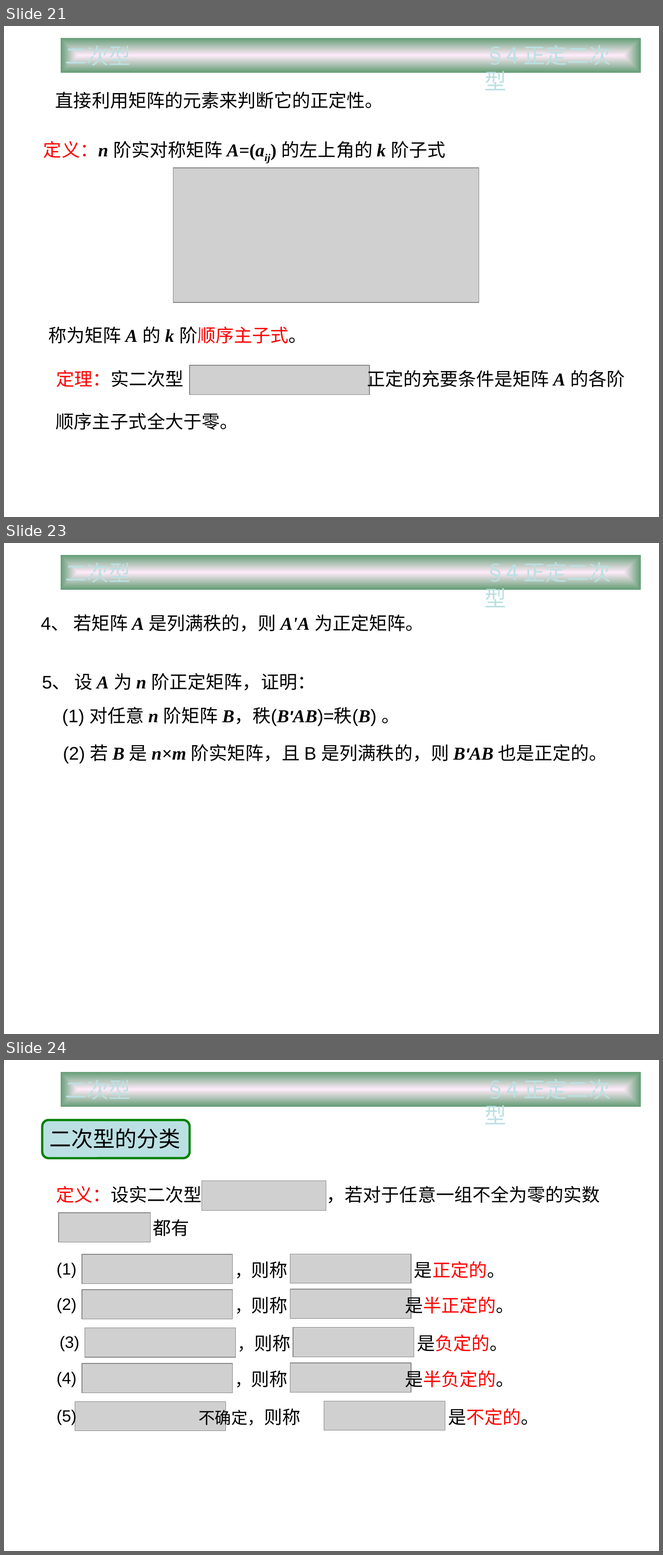
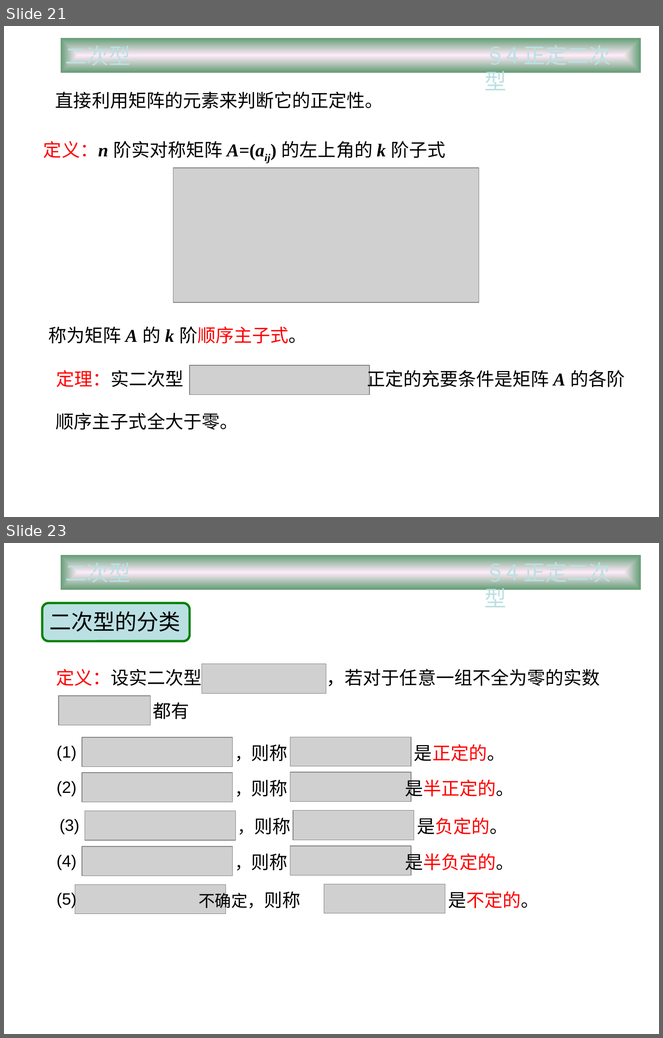
Before and after one commit to zhangbiaomath/zhangbiaomath.github.io, a slide deck: teaching/gaodai/ch5/第五章-高等代数二次型.ppt. Shown one above the other, each under a label of ours: slides 21, 23 and 24 before the commit, slides 21 and 23 after it; the slides between them are not shown. The pictures are 663x1555 and 663x1038 pixels, drawn with LibreOffice and Linux fonts; fonts in the diff are those of the drawing; grey boxes stand for pictures. Boxes give left, top, right and bottom in pixels: in the first picture for what was removed or moved away, otherwise in the second. Text is boxed around its words. In the diff, an @@ line names an element or a change of style, - is before the commit and + after.

```diff
--- a/teaching/gaodai/ch5/第五章-高等代数二次型.ppt
+++ b/teaching/gaodai/ch5/第五章-高等代数二次型.ppt
@@ slide 23 removed at box(4, 543, 659, 1034), background #FFFFFF @@
@@ title removed at box(59, 553, 643, 591) @@
-二次型
@@ text removed at box(485, 558, 611, 607) @@
-§4 正定二次型
@@ text removed at box(41, 614, 424, 632) @@
-4、 若矩阵 A 是列满秩的，则 A'A 为正定矩阵。
@@ text removed at box(42, 673, 315, 691) @@
-5、 设 A 为 n 阶正定矩阵，证明：
@@ text removed at box(62, 707, 400, 727) @@
-(1) 对任意 n 阶矩阵 B，秩(B'AB)=秩(B) 。
@@ text removed at box(63, 744, 608, 763) @@
-(2) 若 B 是 n×m 阶实矩阵，且 B 是列满秩的，则 B'AB 也是正定的。
@@ what was slide 24 is now slide 23 @@
```
Also in this commit, not shown: 2 slides changed, 1 other file.
